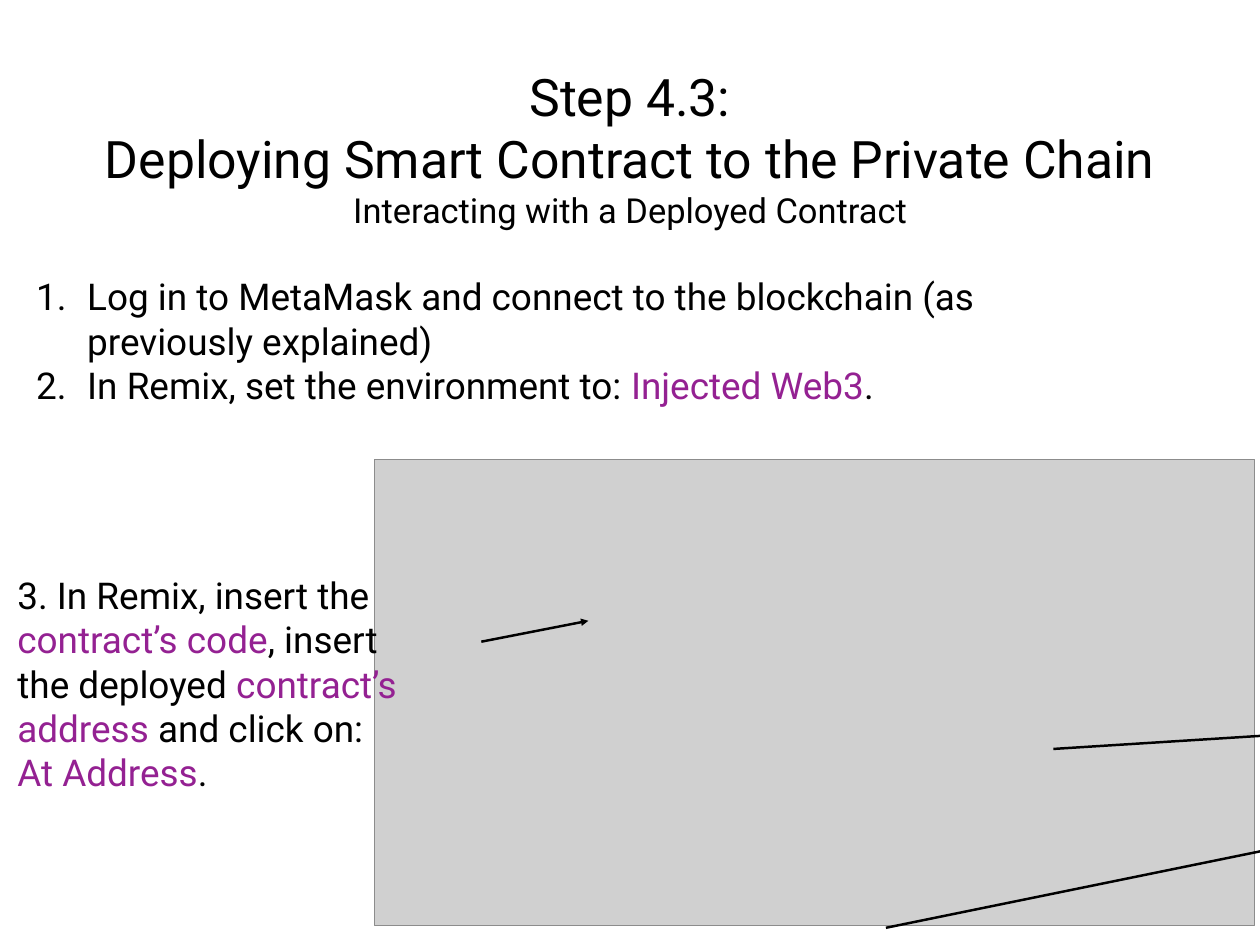
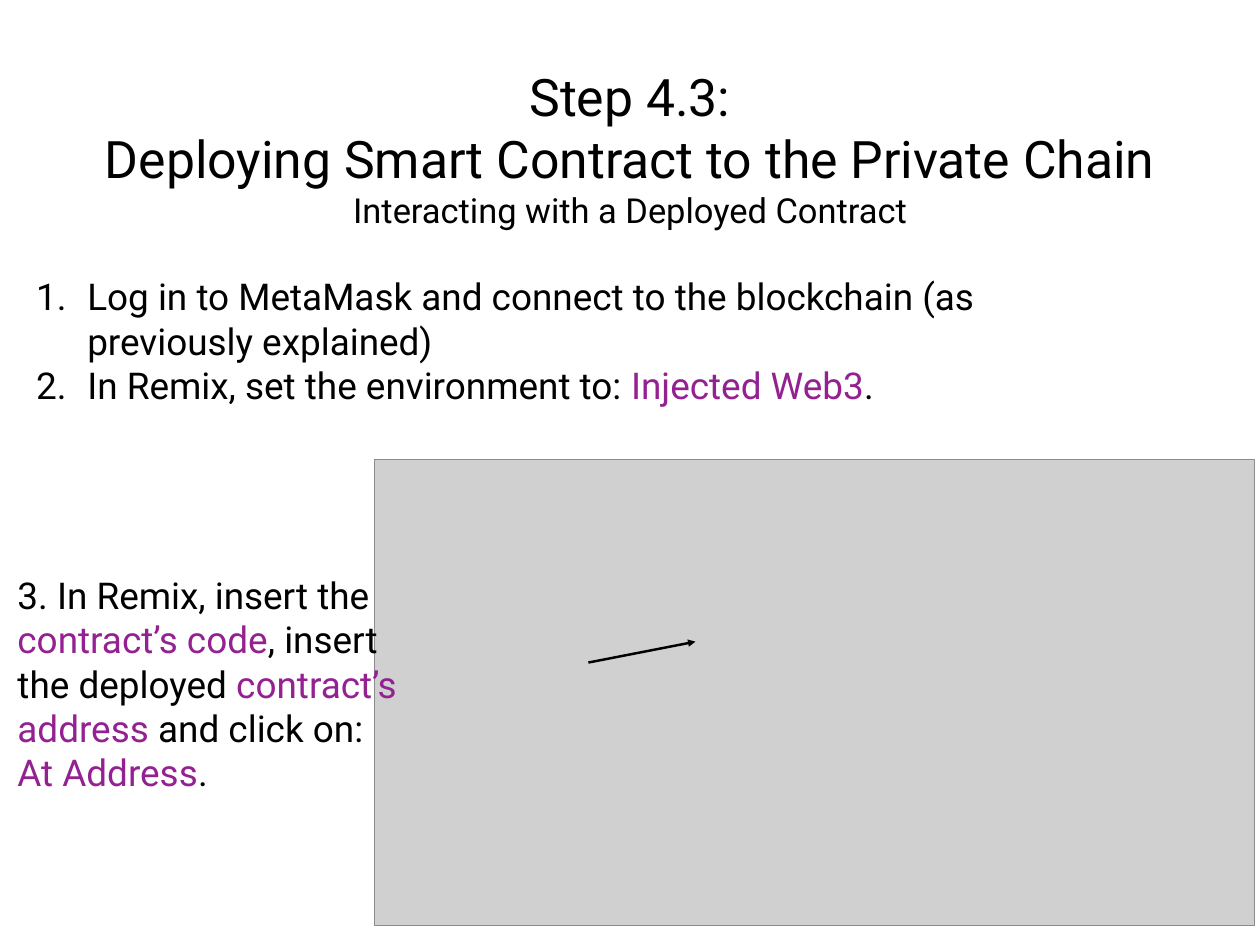
Before and after one commit to solegga/blockchaincourse, a slide deck: slide 19 of How_to_connect_to_university_of_edinburgh_private_blockchain.pptx. Drawn at 1260x945 pixels with LibreOffice and Linux fonts; fonts in the diff are those of the drawing; grey boxes stand for pictures. Boxes give left, top, right and bottom in pixels: in the first picture for what was removed or moved away, otherwise in the second. Text is boxed around its words. In the diff, an @@ line names an element or a change of style, - is before the commit and + after.

```diff
--- a/How_to_connect_to_university_of_edinburgh_private_blockchain.pptx
+++ b/How_to_connect_to_university_of_edinburgh_private_blockchain.pptx
@@ freeform shape: place and size @@
-freeform shape at (481, 621, 588, 642)
+freeform shape at (588, 642, 696, 663)
@@ freeform shape removed at (1054, 706, 1260, 750) @@
@@ freeform shape removed at (886, 796, 1260, 929) @@
```
Also in this commit, not shown: 4 other slides changed, 1 other file.
